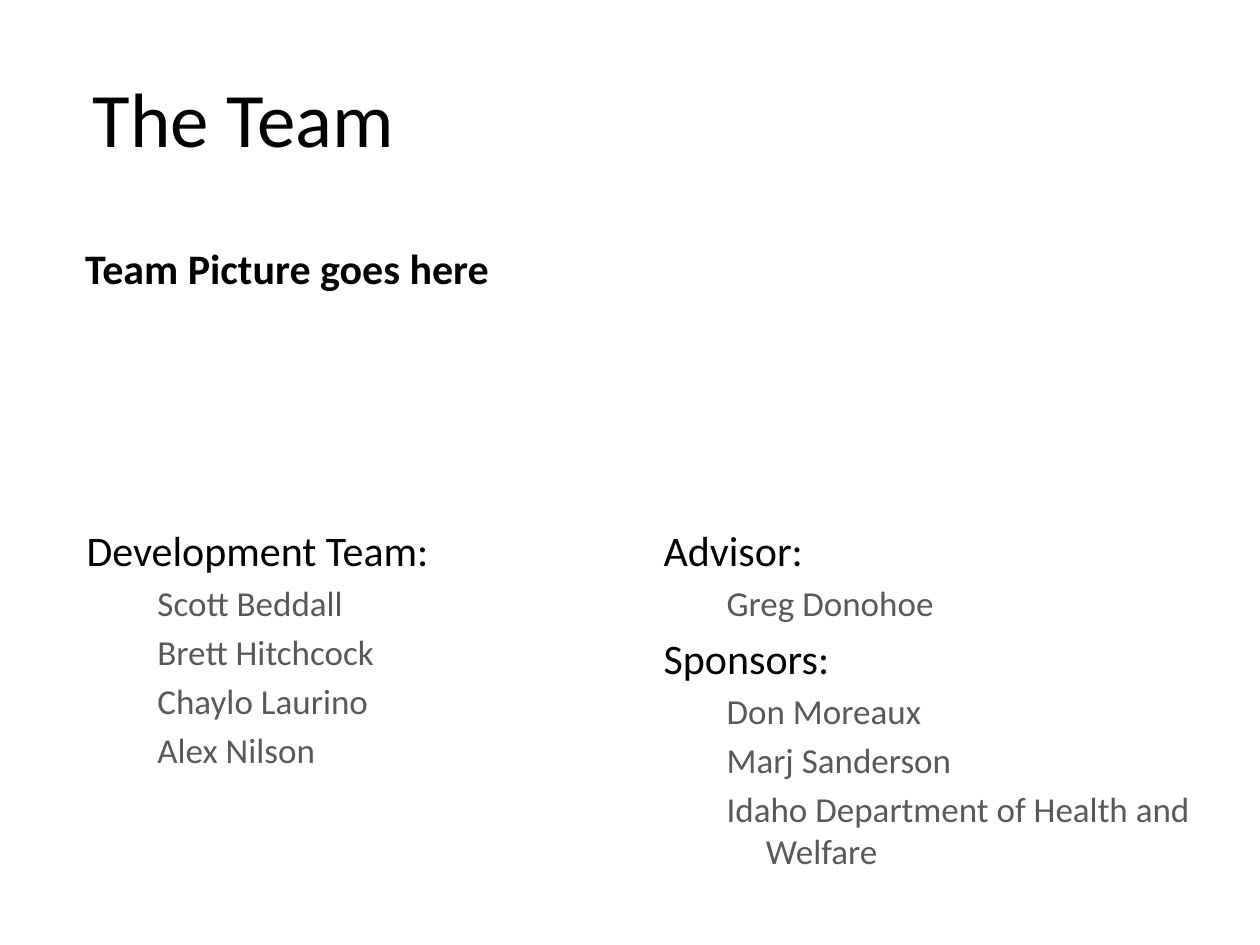
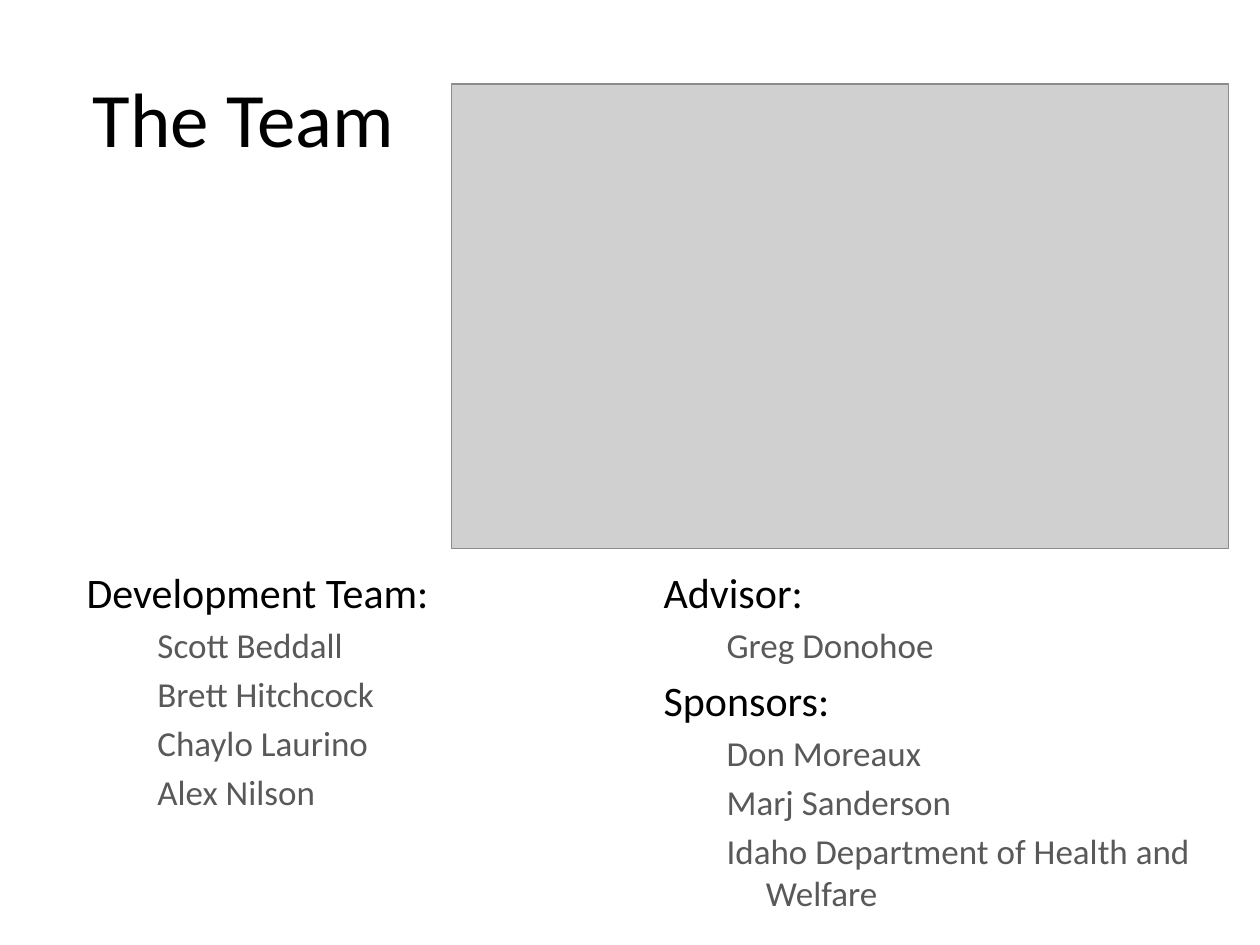
Before and after one commit to ICBM/TARS, a slide deck: slide 2 of doc/final_presentation.pptx. Drawn at 1260x945 pixels with LibreOffice and Linux fonts; fonts in the diff are those of the drawing; grey boxes stand for pictures; background and template pictures are left out. Boxes give left, top, right and bottom in pixels: in the first picture for what was removed or moved away, otherwise in the second. Text is boxed around its words. In the diff, an @@ line names an element or a change of style, - is before the commit and + after.

```diff
--- a/doc/final_presentation.pptx
+++ b/doc/final_presentation.pptx
@@ picture added at (x1=451, y1=84, x2=1228, y2=549) @@
@@ text removed at (x1=85, y1=254, x2=489, y2=291) @@
-Team Picture goes here
@@ text "Development Team:" moved from (x1=87, y1=536, x2=428, y2=763) to (x1=87, y1=578, x2=428, y2=805) @@
@@ text "Advisor:" moved from (x1=664, y1=536, x2=1190, y2=864) to (x1=664, y1=578, x2=1190, y2=906) @@
```
Also in this commit, not shown: 2 other slides changed, 12 other files.
